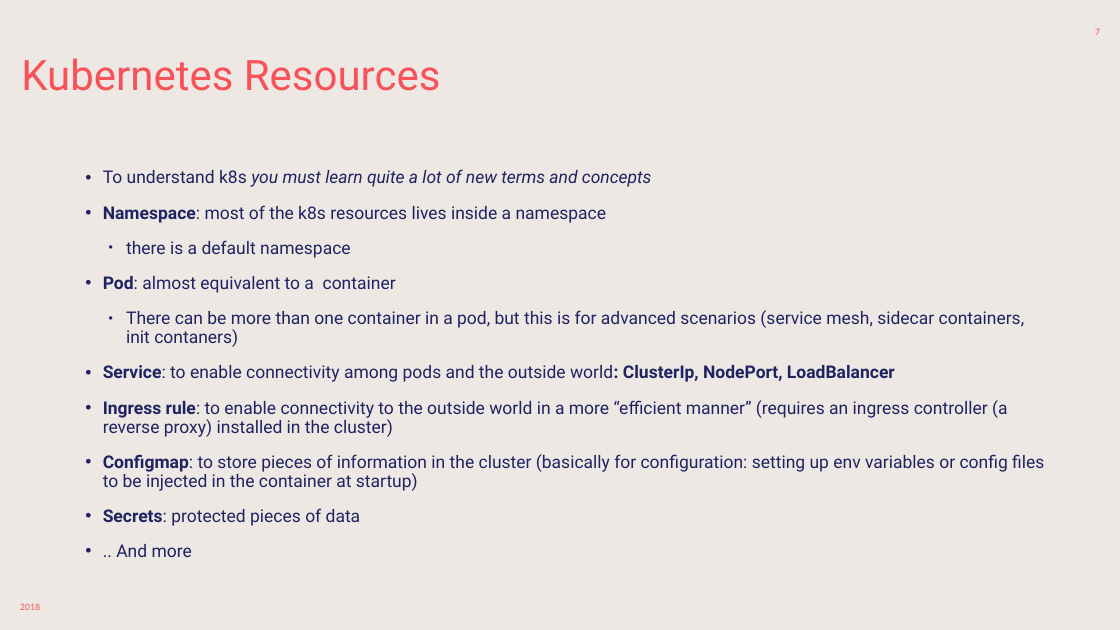
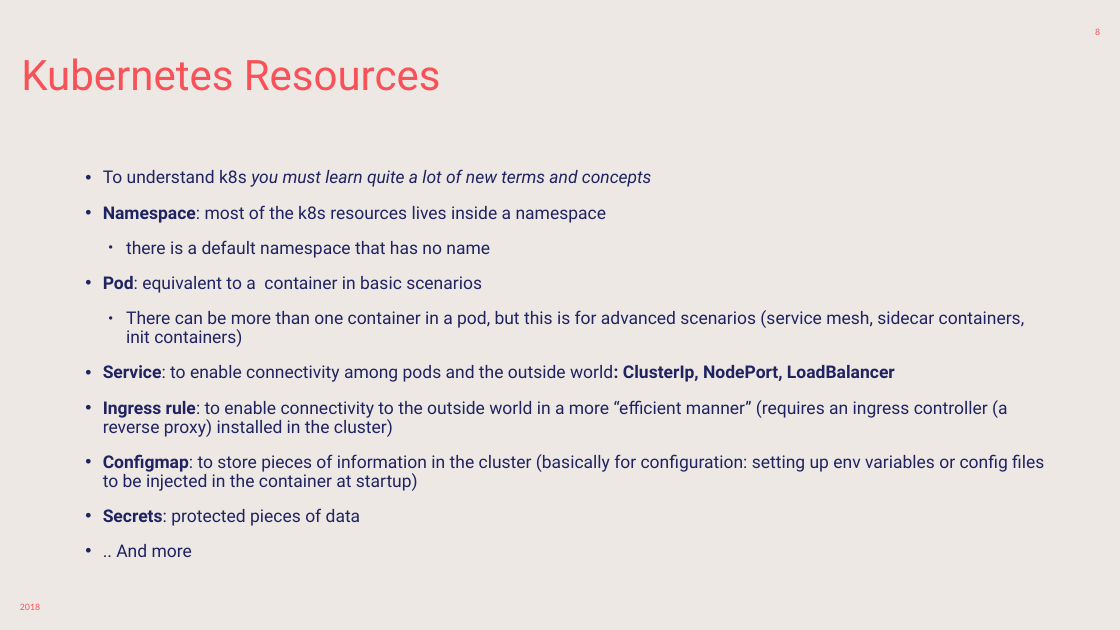
Before and after one commit to sabbadino/deltatre-community-meetups-session-3, a slide deck: slide 8 of K8s-basic.pptx (slide 7 before the commit). Drawn at 1120x630 pixels with LibreOffice and Linux fonts; fonts in the diff are those of the drawing; background and template pictures are left out. Boxes give left, top, right and bottom in pixels: in the first picture for what was removed or moved away, otherwise in the second. Text is boxed around its words. In the diff, an @@ line names an element or a change of style, - is before the commit and + after.

```diff
--- a/K8s-basic.pptx
+++ b/K8s-basic.pptx
@@ page number at [1095,29,1100,35]: text changed @@
-7
+8
@@ text at [103,240,1025,347]: text changed @@
-  • there is a default namespace
-• Pod: almost equivalent to a container
-  • There can be more than one container in a pod, but this is for advanced scenarios (service mesh, sidecar containers, init contaners)
+  • there is a default namespace that has no name
+• Pod: equivalent to a container in basic scenarios
+  • There can be more than one container in a pod, but this is for advanced scenarios (service mesh, sidecar containers, init containers)
```
Also in this commit, not shown: 3 other slides changed.
